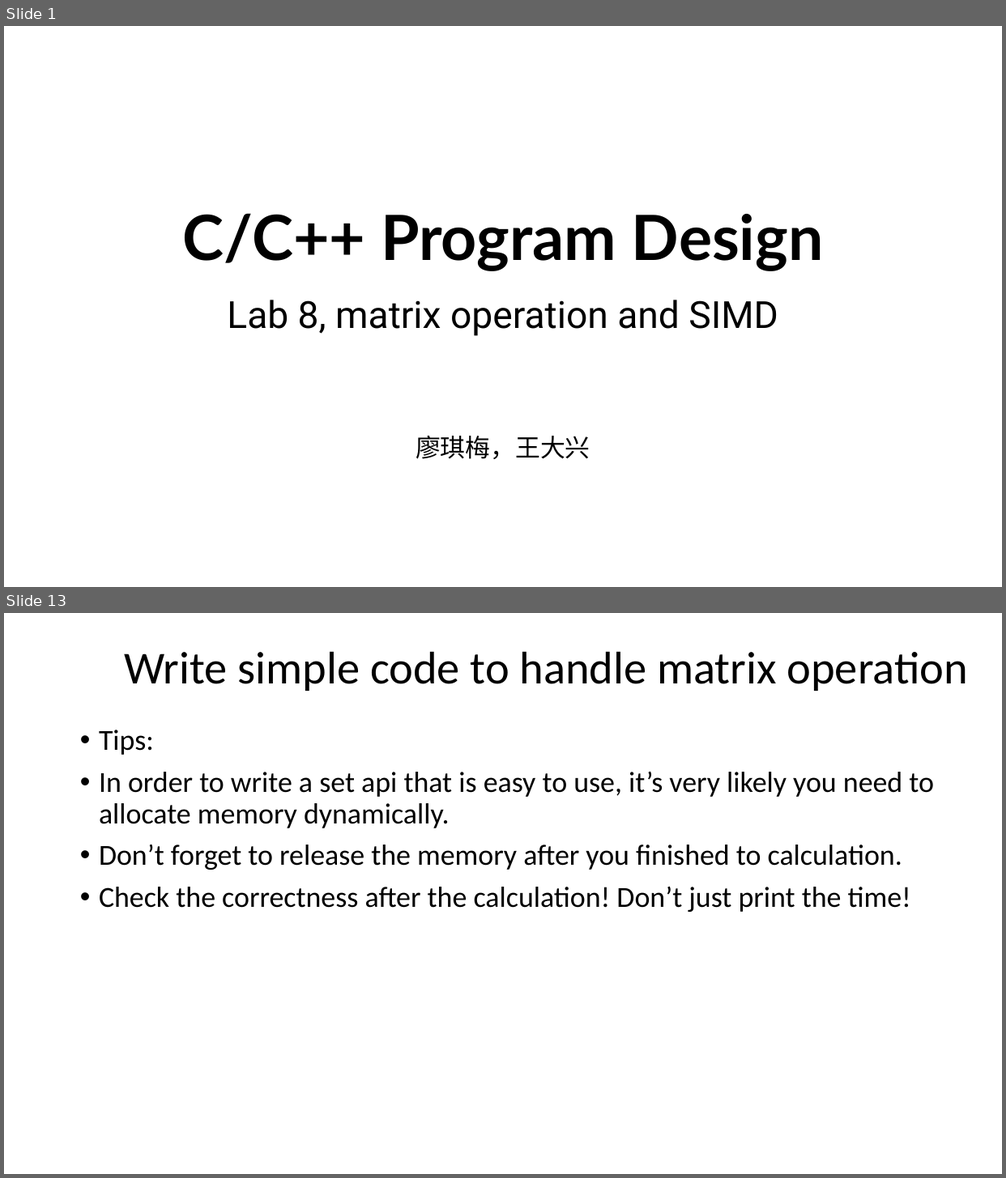
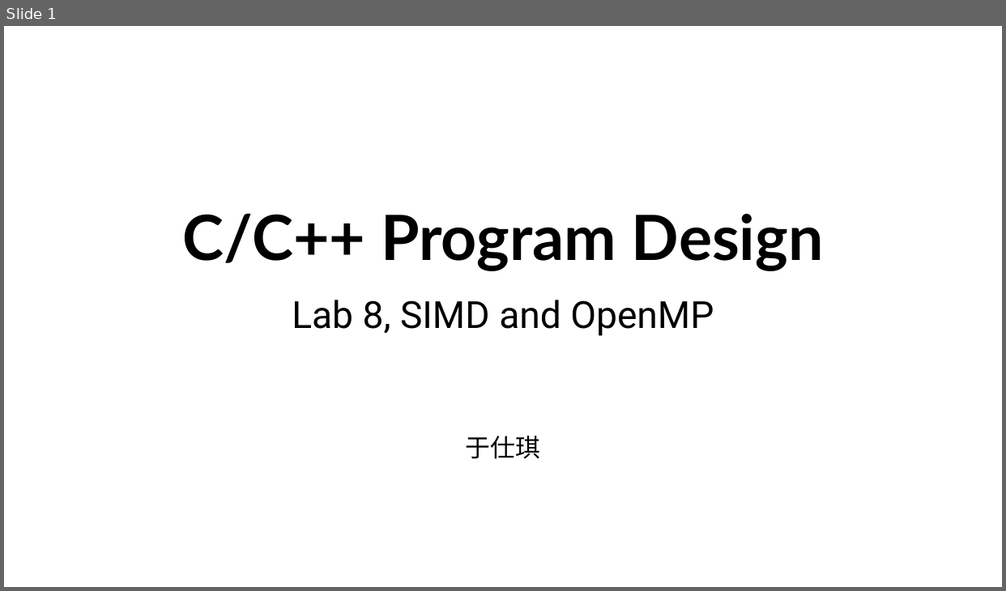
Before and after one commit to ShiqiYu/CPP, a slide deck: week08/Lab08.pptx. Shown one above the other, each under a label of ours: slides 1 and 13 before the commit, slide 1 after it; the slides between them are not shown. The pictures are 1006x1178 and 1006x591 pixels, drawn with LibreOffice and Linux fonts; fonts in the diff are those of the drawing; background and template pictures are left out. Boxes give left, top, right and bottom in pixels: in the first picture for what was removed or moved away, otherwise in the second. Text is boxed around its words. In the diff, an @@ line names an element or a change of style, - is before the commit and + after.

```diff
--- a/week08/Lab08.pptx
+++ b/week08/Lab08.pptx
@@ slide 13 removed at box(4, 613, 1002, 1174), background #FFFFFF @@
@@ title removed at box(124, 651, 968, 691) @@
-Write simple code to handle matrix operation
@@ text removed at box(99, 730, 934, 912) @@
-• Tips:
-• In order to write a set api that is easy to use, it’s very likely you need to allocate memory dynamically.
-• Don’t forget to release the memory after you finished to calculation.
-• Check the correctness after the calculation! Don’t just print the time!
@@ slide 1 changed as well @@
@@ subtitle at box(292, 300, 714, 459): text changed @@
-Lab 8, matrix operation and SIMD
-廖琪梅，王大兴
+Lab 8, SIMD and OpenMP
+于仕琪
```
Also in this commit, not shown: 2 other slides changed, 11 slides added, 28 other slides removed, 1 other file.
